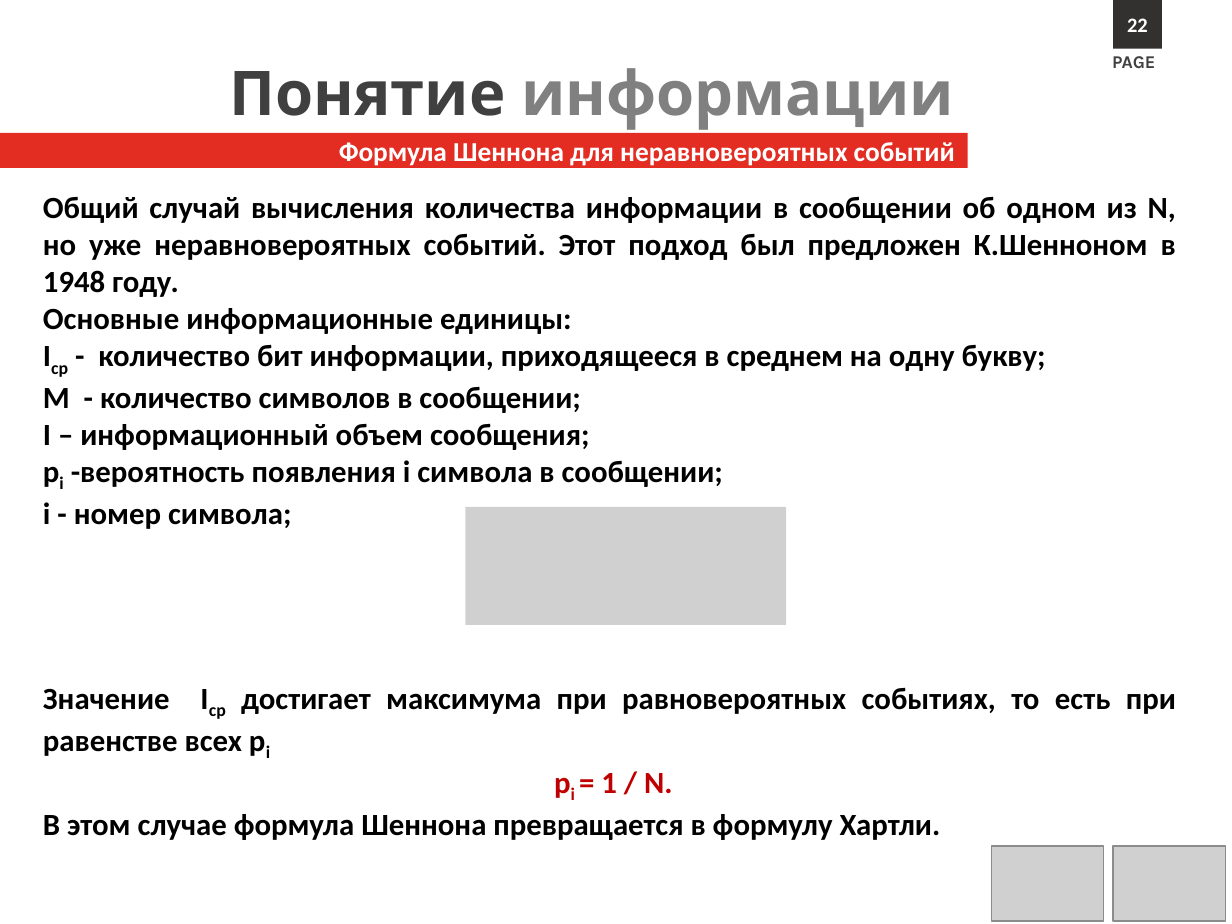
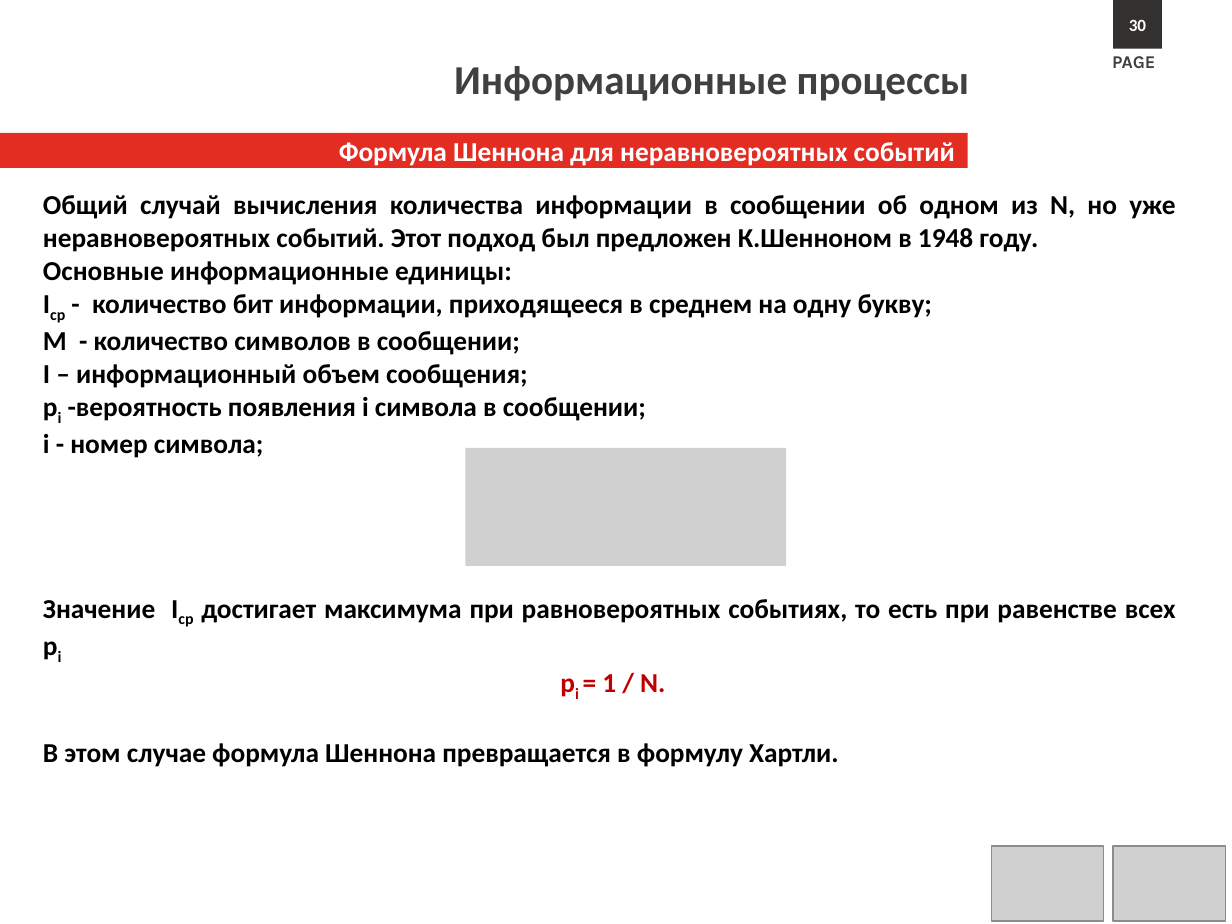
Before and after one commit to s1211001142/computer_science_course, a slide deck: slide 30 of Lectures/Л1.Информационные процессы.pptx (slide 23 before the commit). Drawn at 1232x924 pixels with LibreOffice and Linux fonts; fonts in the diff are those of the drawing; grey boxes stand for pictures; background and template pictures are left out. Boxes give left, top, right and bottom in pixels: in the first picture for what was removed or moved away, otherwise in the second. Text is boxed around its words. In the diff, an @@ line names an element or a change of style, - is before the commit and + after.

```diff
--- a/Lectures/Л1.Информационные процессы.pptx
+++ b/Lectures/Л1.Информационные процессы.pptx
@@ text in rectangle at (1129,20,1146,31): text changed; size 12 to 10 pt @@
-22
+30
@@ text at (454,66,970,101): text changed; size 36 to 24 pt; font Karla to Calibri; text colour #808080 to #404040 @@
-Понятие информации
+Информационные процессы
@@ text "Общий случай вычисления количества информации ..." at (43,195,1176,767): size 18 to 16 pt @@
@@ picture: place and size @@
-picture at (466,506,786,625)
+picture at (466,448,786,567)
```
Also in this commit, not shown: 47 other slides changed, 7 slides added, 13 slides removed, 10 other files.
